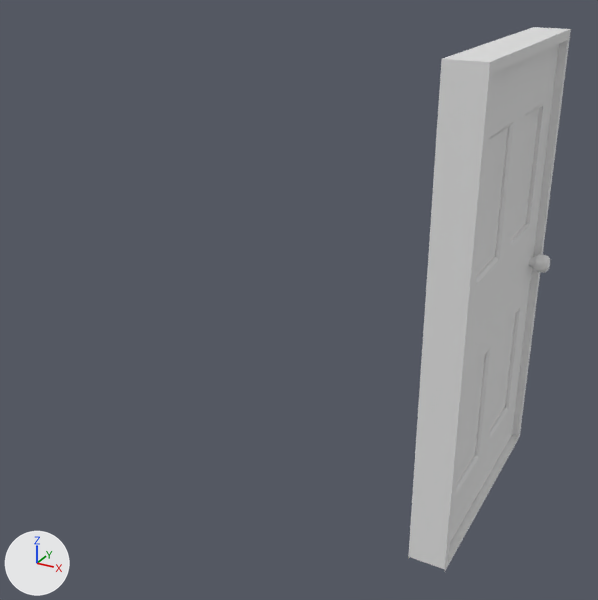
A saved change to the FBX model Assets/meshes/SimpleRoom.fbx.
Before and after are seen from a camera (50 mm lens) standing at (3.03, -3.14, 2.32) and looking at (1.29, 0.02, 0.74). Lighting does not change. The marker at lower left points along +X, +Y and +Z.

Before the edit, the objects in view are built like this:
```python
me_cube_002 = bpy.data.meshes.new('Cube.002')
me_cube_002.from_pydata(...)  # 24 vertices, 19 faces; spans x -0.03..0.13, y -0.56..0.56, z -0.79..1.2
me_cube_003 = bpy.data.meshes.new('Cube.003')
me_cube_003.from_pydata(...)  # 954 vertices, 877 faces; spans x -0.09..0.17, y -0.01..1.06, z 0.0..1.93
ob_door = bpy.data.objects.new('Door', me_cube_003)
ob_door.location = (2.167, -0.539, 0.005)
ob_doorframe = bpy.data.objects.new('DoorFrame', me_cube_002)
ob_doorframe.location = (2.157, -0.01, 0.777)
```
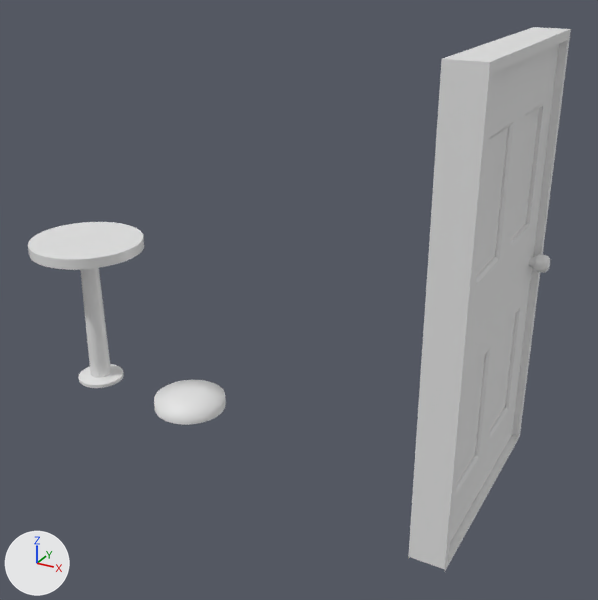
Commit message: Start room

The change, as JSON lines over the scene's bpy script:
```json
{"op": "add", "block": "mat_material_001", "code": ["mat_material_001 = principled_material('Material.001')", "mat_material_001.base_color = (0.8, 0.8, 0.8)  # white #e7e7e7", "mat_material_001.roughness = 0.4"]}
{"op": "add", "block": "mat_material", "code": ["mat_material = principled_material('Material')", "mat_material.base_color = (0.8, 0.8, 0.8)  # white #e7e7e7", "mat_material.roughness = 0.4"]}
{"op": "add", "block": "me_cylinder", "code": ["me_cylinder = bpy.data.meshes.new('Cylinder')", "me_cylinder.from_pydata(...)  # 192 vertices, 162 faces; spans x -0.302..0.302, y -0.302..0.302, z -0.008..0.833", "# faces by material slot: [129, 33]", "me_cylinder.materials.append(mat_material)  # white #e7e7e7", "me_cylinder.materials.append(mat_material_001)  # white #e7e7e7"]}
{"op": "add", "block": "me_cylinder_001", "code": ["me_cylinder_001 = bpy.data.meshes.new('Cylinder.001')", "me_cylinder_001.from_pydata(...)  # 96 vertices, 65 faces; spans x -0.192..0.192, y -0.192..0.192, z -0.018..0.057"]}
{"op": "add", "block": "ob_roundtable", "code": ["ob_roundtable = bpy.data.objects.new('RoundTable', me_cylinder)", "ob_roundtable.location = (0.0, 0.0, 0.0)"]}
{"op": "add", "block": "ob_cylinderlamp", "code": ["ob_cylinderlamp = bpy.data.objects.new('CylinderLamp', me_cylinder_001)", "ob_cylinderlamp.location = (0.627, 0.0, 0.0)"]}
```

Location of each change, (x1, y1, x2, y2) in pixels of the pictures (598 x 600 px):
```json
{"object": "RoundTable", "change": "added", "after": [28, 222, 144, 388], "faces in mat_material_001 (white #e7e7e7)": [28, 222, 144, 270], "faces in mat_material (white #e7e7e7)": [78, 268, 124, 388]}
{"object": "CylinderLamp", "change": "added", "after": [154, 380, 226, 425]}
```
